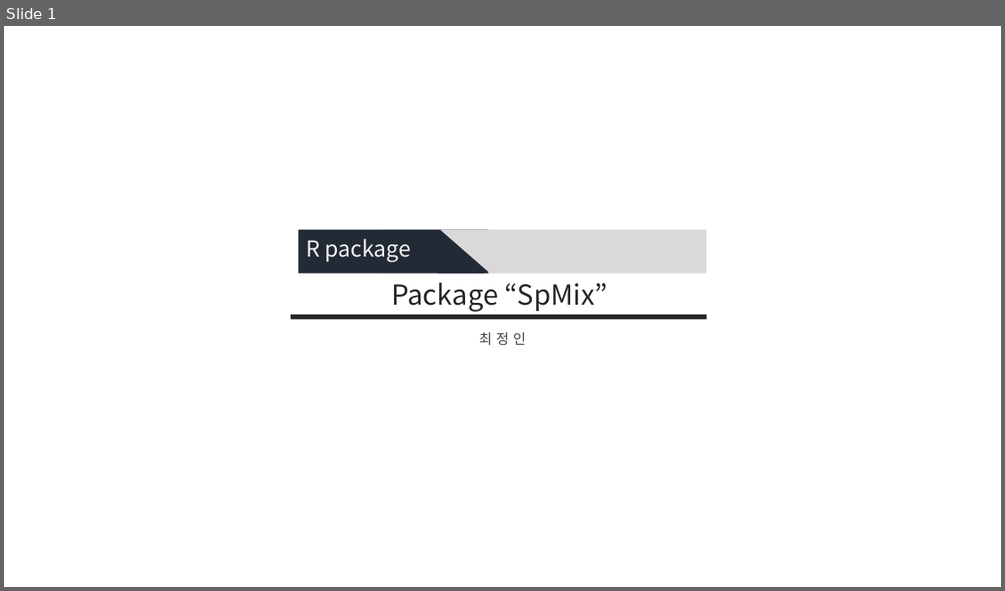
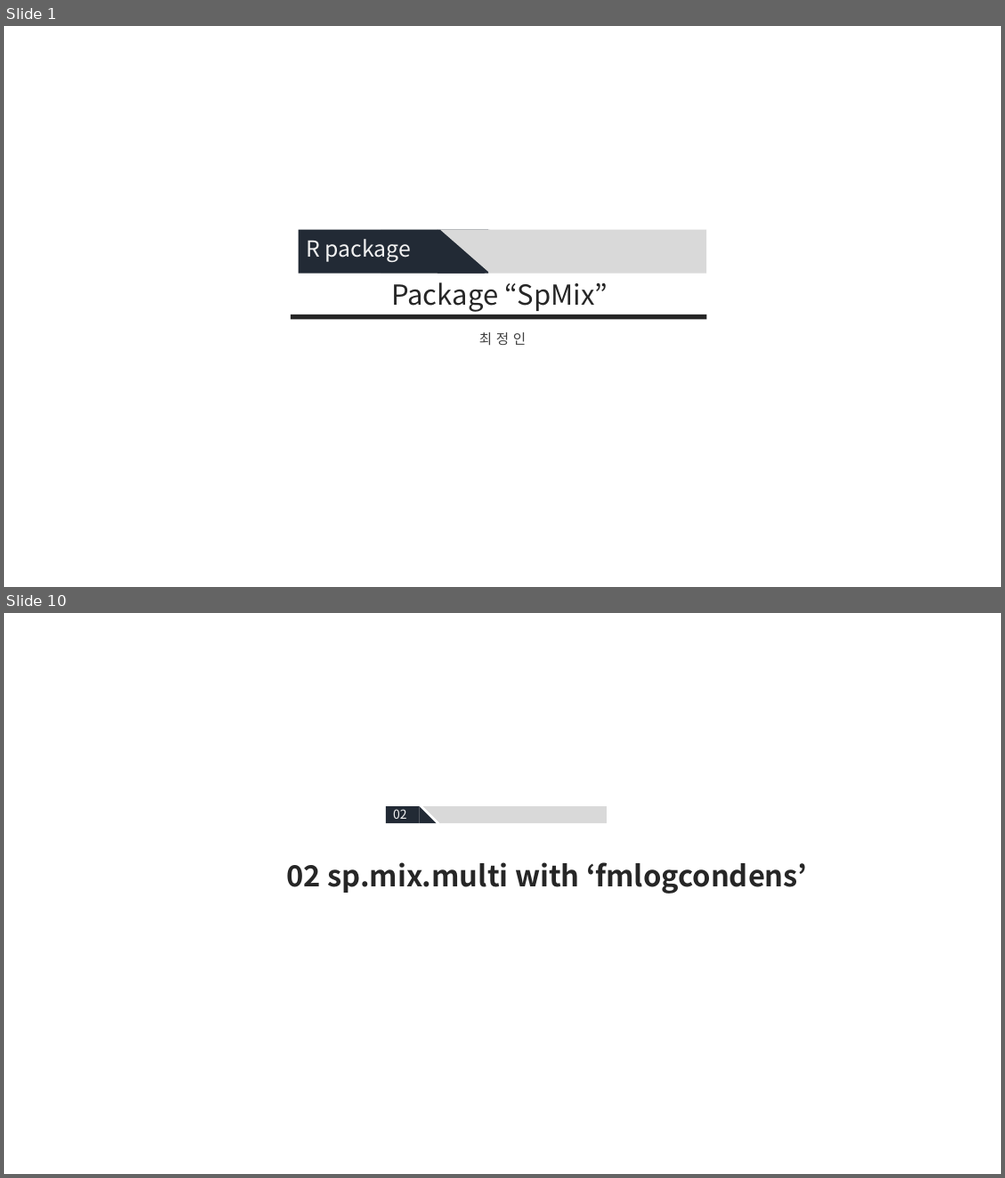
Before and after one commit to JaneeChoi/Semiparam_Mixture, a slide deck: Presentation Slides/0820_SpMix_fmlogcondens.pptx. Shown one above the other, each under a label of ours: slide 1 before the commit, slides 1 and 10 after it; the slides between them are not shown. The pictures are 1005x591 and 1005x1178 pixels, drawn with LibreOffice and Linux fonts; fonts in the diff are those of the drawing. Boxes give left, top, right and bottom in pixels: in the first picture for what was removed or moved away, otherwise in the second. Text is boxed around its words. In the diff, an @@ line names an element or a change of style, - is before the commit and + after.

```diff
--- a/Presentation Slides/0820_SpMix_fmlogcondens.pptx
+++ b/Presentation Slides/0820_SpMix_fmlogcondens.pptx
@@ slide 10 added at [4, 613, 1001, 1174], background #FFFFFF @@
@@ rectangle added at [386, 807, 420, 824], fill #222A35 @@
@@ text added at [393, 809, 407, 819], 12 pt, text #F2F2F2 @@
+02
@@ right triangle added at [420, 807, 437, 824], fill #222A35 @@
@@ right triangle added at [423, 807, 441, 824], fill #D9D9D9 @@
@@ rectangle added at [440, 807, 607, 823], fill #D9D9D9 @@
@@ text added at [286, 862, 807, 893], 28 pt, text #262626, bold @@
+02 sp.mix.multi with ‘fmlogcondens’
```
Also in this commit, not shown: 8 slides changed, 5 other slides added, 9 slides removed, 3 other files.
